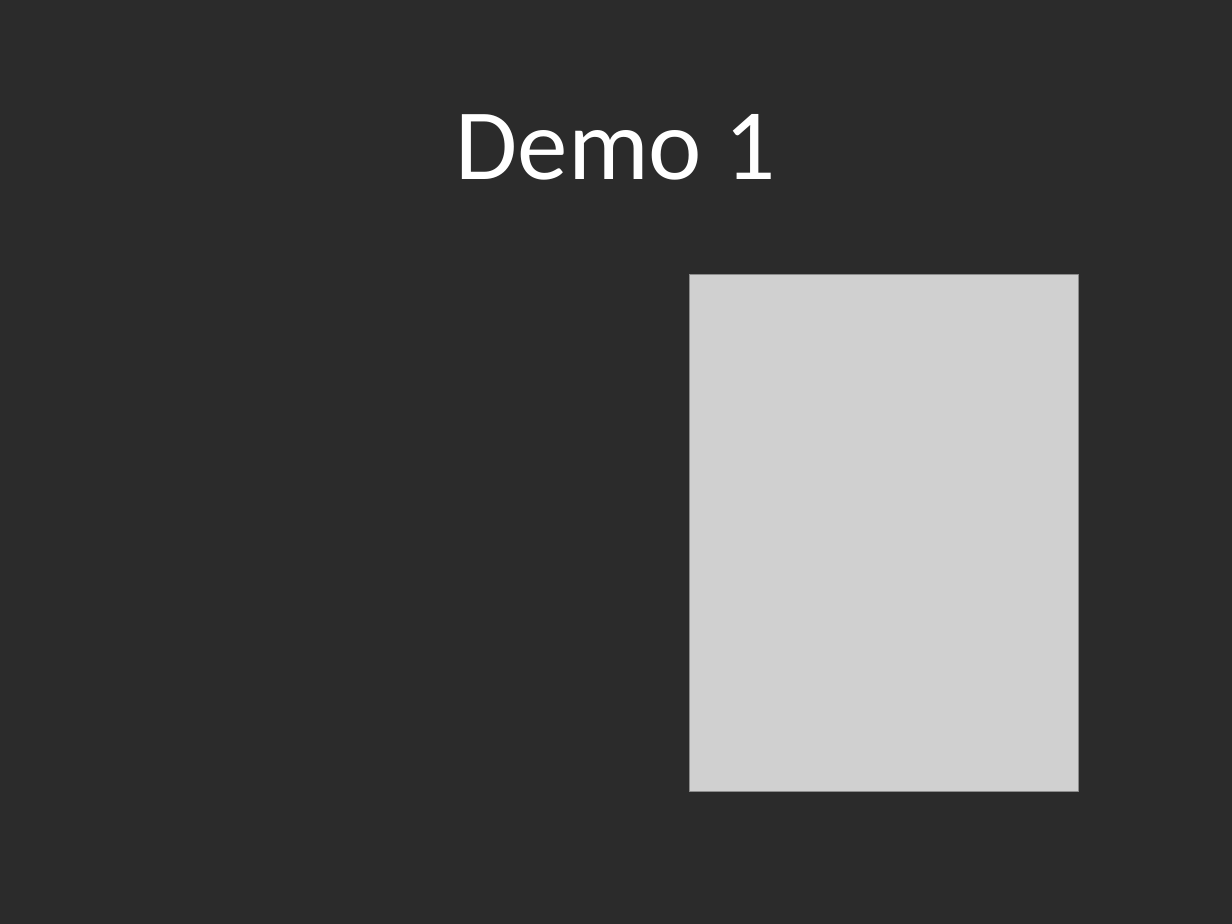
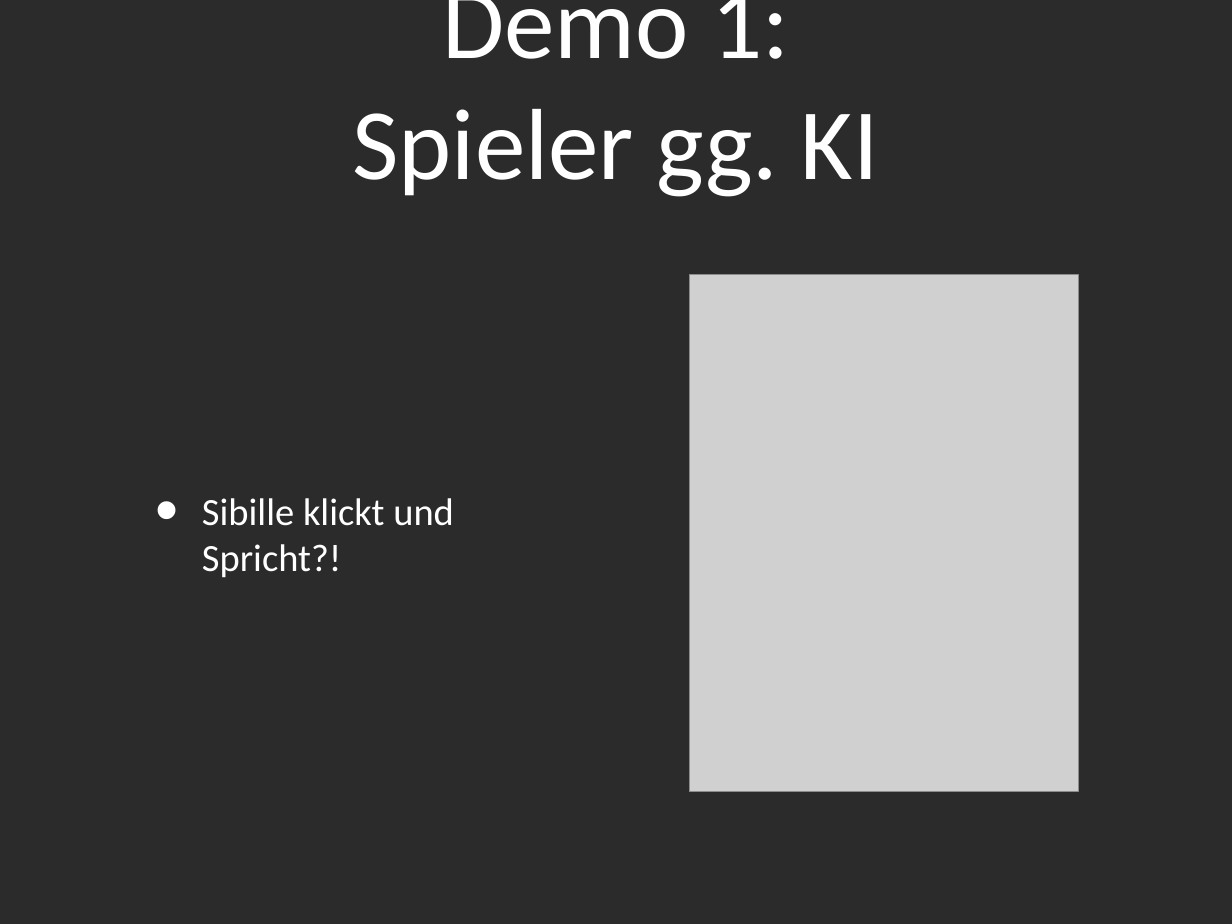
Before and after one commit to novac045/ai-battleship, a slide deck: slide 7 of Präsentation/Presentation_PPT.ppt. Drawn at 1232x924 pixels with LibreOffice and Linux fonts; fonts in the diff are those of the drawing; grey boxes stand for pictures; background and template pictures are left out; a plain dark background stands for a picture behind light text. Boxes give left, top, right and bottom in pixels: in the first picture for what was removed or moved away, otherwise in the second. Text is boxed around its words. In the diff, an @@ line names an element or a change of style, - is before the commit and + after.

```diff
--- a/Präsentation/Presentation_PPT.ppt
+++ b/Präsentation/Presentation_PPT.ppt
@@ title at [353,0,879,197]: text changed @@
-Demo 1
+Demo 1:
+Spieler gg. KI
@@ text added at [202,498,454,578], 32 pt, text #FFFFFF @@
+• Sibille klickt und Spricht?!
```
Also in this commit, not shown: 2 other slides changed, 2 slides added, 2 slides removed, 2 other files.
